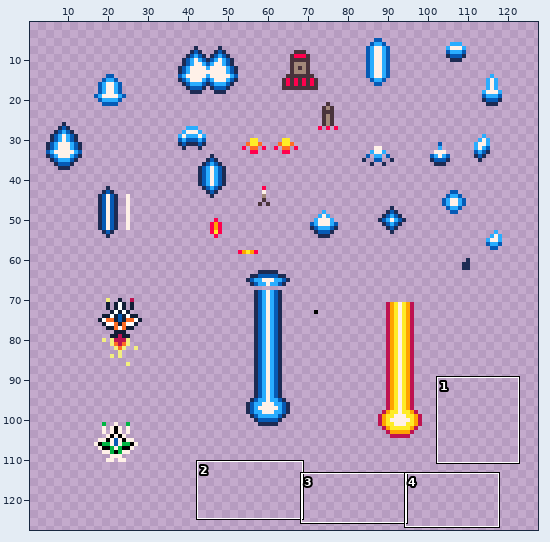
One commit to this pixel-art file: artwork/Lasers_Shots_Concepts.aseprite. Above: a wide view before the commit, with the close-up outlined.
Close-up. Old version:
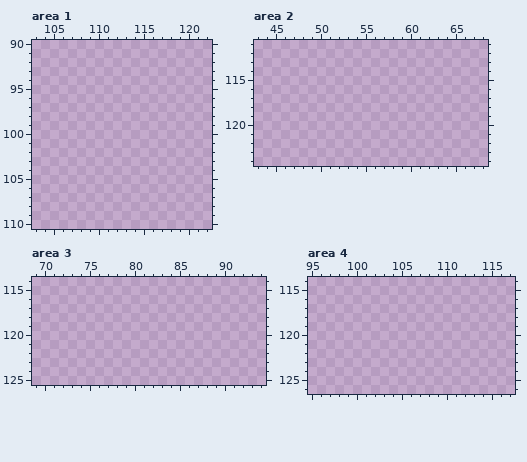
128x128 pixels, 1 frame. Shown: area 1: x 103..122, y 90..110; area 2: x 43..68, y 111..124; area 3: x 69..94, y 114..125; area 4: x 95..117, y 114..126. The wide view leaves out empty margins. The commit also changed other parts of the picture, which this record leaves out.
After the commit:
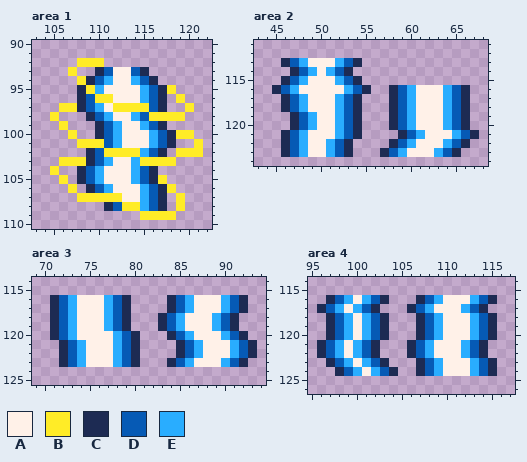
Palette (. is transparent): A #fff1e8  B #ffec27  C #1d2b53  D #065ab5  E #29adff
Diff:
layer "Layer 1 #2" added
layer "Layer 1 #3" added
Area 1, layer "Layer 1 #3":
y 92: x 108..110 ... -> BBB
y 93: x 107 . -> B; x 110..115 ...... -> CDAADC
y 94: x 108..116 ......... -> BCDEAAEDC
y 95: x 108..118 ........... -> CBEAAAAEDCB
y 96: x 108..117 .......... -> CDBBAAAEDC; x 119 . -> B
y 97: x 106..117 ............ -> BBCDEABBBBDC; x 120 . -> B
y 98: x 105 . -> B; x 109..119 ........... -> CDEAAEDBBBB
y 99: x 106 . -> B; x 110..117 ........ -> CDEAAEDC
y 100: x 107 . -> B; x 110..120 ........... -> CDEAAAEDCBB
y 101: x 108..118 ........... -> BBBDEAAAEDC; x 121 . -> B
y 102: x 109..117 ......... -> CDBBBBEDC; x 119..121 ... -> BBB
y 103: x 106..118 ............. -> BBBCDEAAEBBBB
y 104: x 105 . -> B; x 108..116 ......... -> CDEAAAEDC
y 105: x 106 . -> B; x 108..117 .......... -> CDEAAAEDCB
y 106: x 107 . -> B; x 109..118 .......... -> CDEAAAEDCB
y 107: x 108..117 .......... -> BBBBBAAEDC; x 119 . -> B
y 108: x 111..117 ....... -> CDBBEDC; x 119 . -> B
y 109: x 115..118 .... -> BBBB
Area 2, layer "Layer 1 #3":
y 113: x 46..54 ......... -> CDEAAAEDC
y 114: x 47..53 ....... -> CDEAEDC
y 115: x 46..54 ......... -> CDEAAAEDC
y 116: x 45..55 ........... -> CDEAAAAAEDC; x 58..66 ......... -> CDEAAAEDC
y 117..118: x 46..54 ......... -> CDEAAAEDC; x 58..66 ......... -> CDEAAAEDC
y 119..120: x 47..54 ........ -> CDEAAEDC; x 58..66 ......... -> CDEAAAEDC
y 121: x 46..54 ......... -> CDEAAAEDC; x 59..67 ......... -> CDEAAAEDC
y 122: x 46..53 ........ -> CDEAAEDC; x 58..66 ......... -> CDEAAAEDC
y 123: x 46..53 ........ -> CDEAAEDC; x 57..65 ......... -> CDEAAAEDC
Area 3, layer "Layer 1 #3":
y 116..117: x 71..79 ......... -> CDEAAAEDC; x 84..92 ......... -> CDEAAAEDC
y 118..119: x 71..79 ......... -> CDEAAAEDC; x 83..91 ......... -> CDEAAAEDC
y 120: x 71..80 .......... -> CDEAAAAEDC; x 84..92 ......... -> CDEAAAEDC
y 121..122: x 72..80 ......... -> CDEAAAEDC; x 85..93 ......... -> CDEAAAEDC
y 123: x 72..80 ......... -> CDEAAAEDC; x 84..92 ......... -> CDEAAAEDC
Area 4, layer "Layer 1 #3":
y 116: x 97..103 ....... -> CDEAEDC; x 107..115 ......... -> CDEAAAEDC
y 117: x 96..102 ....... -> CDEAEDC; x 106..114 ......... -> CDEAAAEDC
y 118..120: x 97..103 ....... -> CDEAEDC; x 107..115 ......... -> CDEAAAEDC
y 121..122: x 96..102 ....... -> CDEAEDC; x 106..114 ......... -> CDEAAAEDC
y 123: x 97..103 ....... -> CDEAEDC; x 107..115 ......... -> CDEAAAEDC
y 124: x 98..104 ....... -> CDEAEDC; x 107..115 ......... -> CDEAAAEDC
Where, in picture pixels (left, top, right, bottom), the same in both close-ups:
added: (50, 58, 203, 220)
added: (272, 58, 479, 157)
added: (50, 295, 257, 367)
added: (317, 295, 497, 376)
